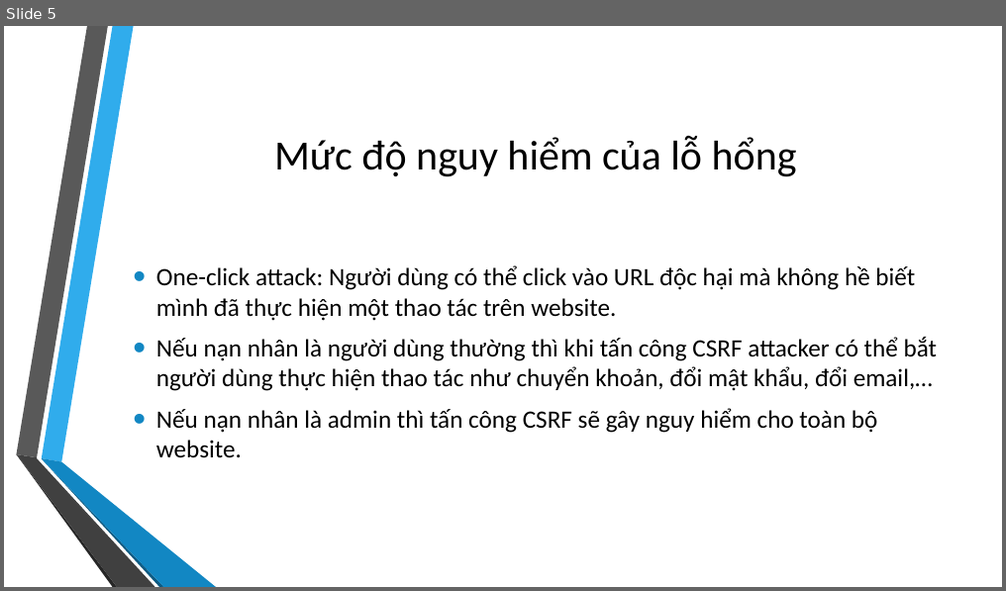
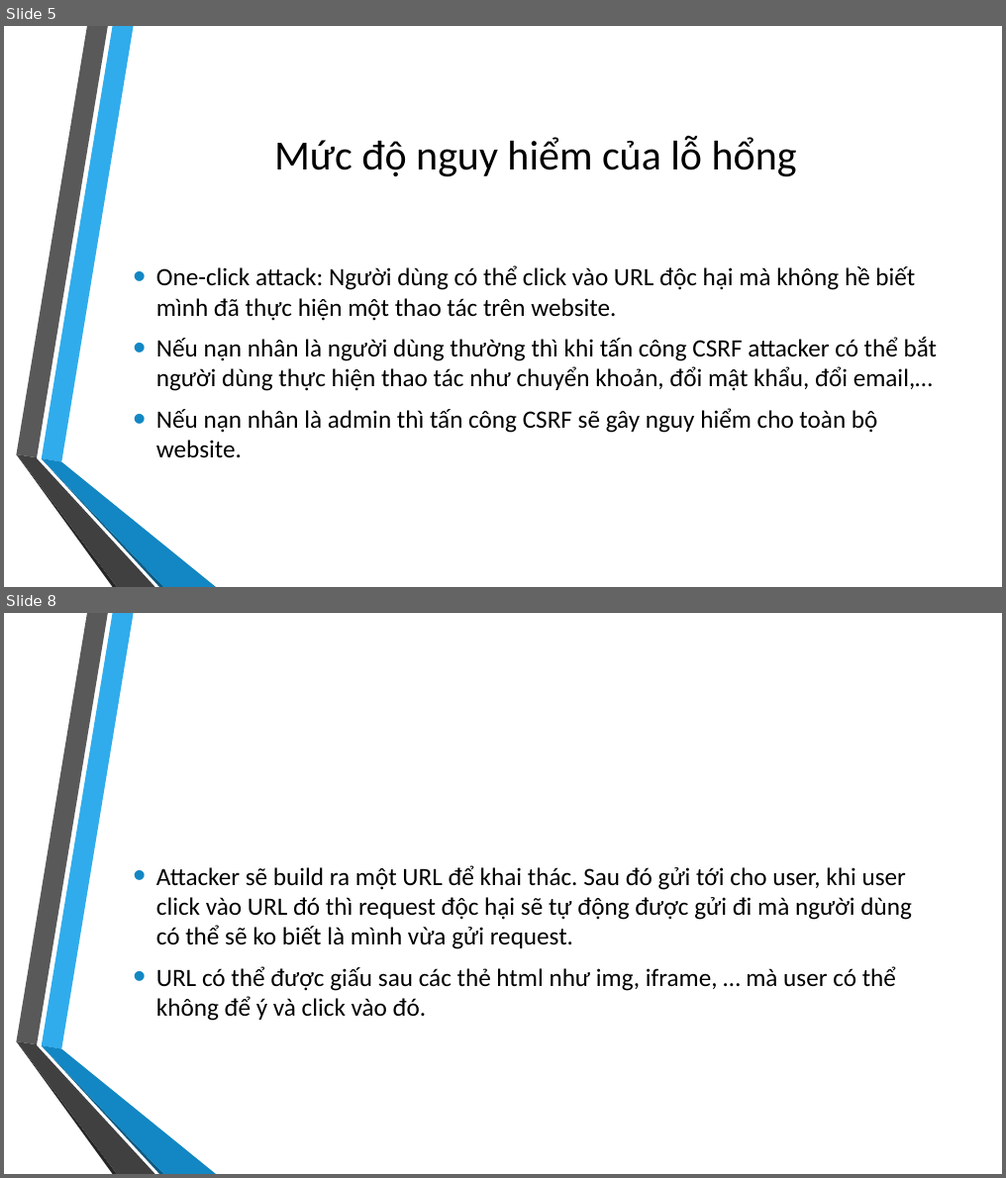
Before and after one commit to doanngochoanghy/ANM, a slide deck: CSRF/CSRF.pptx. Shown one above the other, each under a label of ours: slide 5 before the commit, slides 5 and 8 after it; the slides between them are not shown. The pictures are 1006x591 and 1006x1178 pixels, drawn with LibreOffice and Linux fonts; fonts in the diff are those of the drawing; background and template pictures are left out. Boxes give left, top, right and bottom in pixels: in the first picture for what was removed or moved away, otherwise in the second. Text is boxed around its words. In the diff, an @@ line names an element or a change of style, - is before the commit and + after.

```diff
--- a/CSRF/CSRF.pptx
+++ b/CSRF/CSRF.pptx
@@ slide 8 added at <box>4,613,1002,1174</box>, background picture (left out); not listed: 6 template elements that a slide beside it also shows @@
@@ text added at <box>156,865,912,1021</box>, 24 pt, text #000000 @@
+• Attacker sẽ build ra một URL để khai thác. Sau đó gửi tới cho user, khi user click vào URL đó thì request độc hại sẽ tự động được gửi đi mà người dùng có thể sẽ ko biết là mình vừa gửi request.
+• URL có thể được giấu sau các thẻ html như img, iframe, … mà user có thể không để ý và click vào đó.
```
Also in this commit, not shown: 1 slide changed, 6 other slides added, 1 slide removed, 1 other file.
